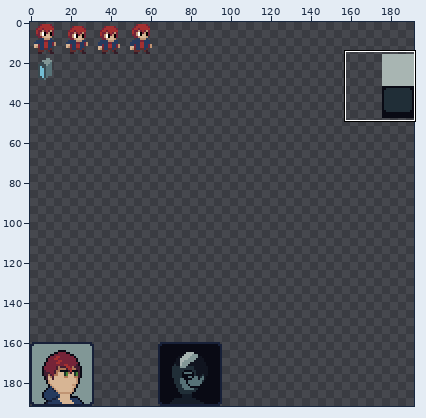
Edited in one commit: pixel-art file (src/assets/sheet.aseprite). The picture above shows the old version from afar; the outline marks the close-up.
Close-up. Before the edit:
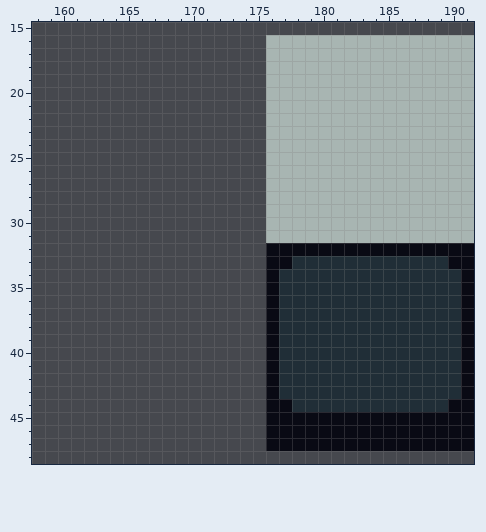
192x192 pixels, 1 frame. Shown: x 158..191, y 15..48.
And afterwards:
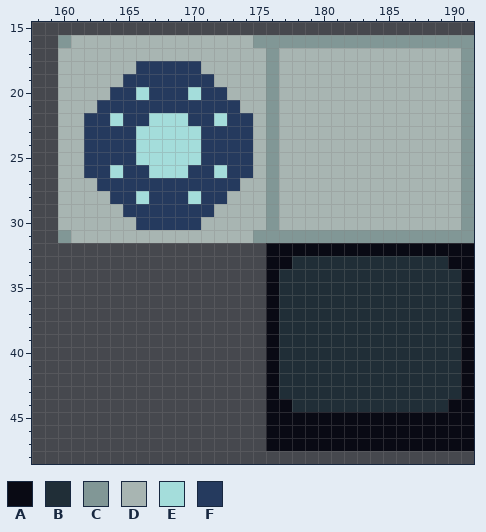
Palette (. is transparent): A #090a14  B #202e37  C #819796  D #a8b5b2  E #a4dddb  F #253a5e
The exact change:
{"y":16,"x":160,"old":"................DDDDDDDDDDDDDDDD","new":"CDDDDDDDDDDDDDDCCCCCCCCCCCCCCCCC"}
{"y":17,"x":160,"old":"................D","new":"DDDDDDDDDDDDDDDDC"}
{"y":17,"x":191,"old":"D","new":"C"}
{"y":18,"x":160,"old":"................D","new":"DDDDDDFFFFFDDDDDC"}
{"y":18,"x":191,"old":"D","new":"C"}
{"y":19,"x":160,"old":"................D","new":"DDDDDFFFFFFFDDDDC"}
{"y":19,"x":191,"old":"D","new":"C"}
{"y":20,"x":160,"old":"................D","new":"DDDDFFEFFFEFFDDDC"}
{"y":20,"x":191,"old":"D","new":"C"}
{"y":21,"x":160,"old":"................D","new":"DDDFFFFFFFFFFFDDC"}
{"y":21,"x":191,"old":"D","new":"C"}
{"y":22,"x":160,"old":"................D","new":"DDFFEFFEEEFFEFFDC"}
{"y":22,"x":191,"old":"D","new":"C"}
{"y":23,"x":160,"old":"................D","new":"DDFFFFEEEEEFFFFDC"}
{"y":23,"x":191,"old":"D","new":"C"}
{"y":24,"x":160,"old":"................D","new":"DDFFFFEEEEEFFFFDC"}
{"y":24,"x":191,"old":"D","new":"C"}
{"y":25,"x":160,"old":"................D","new":"DDFFFFEEEEEFFFFDC"}
{"y":25,"x":191,"old":"D","new":"C"}
{"y":26,"x":160,"old":"................D","new":"DDFFEFFEEEFFEFFDC"}
{"y":26,"x":191,"old":"D","new":"C"}
{"y":27,"x":160,"old":"................D","new":"DDDFFFFFFFFFFFDDC"}
{"y":27,"x":191,"old":"D","new":"C"}
{"y":28,"x":160,"old":"................D","new":"DDDDFFEFFFEFFDDDC"}
{"y":28,"x":191,"old":"D","new":"C"}
{"y":29,"x":160,"old":"................D","new":"DDDDDFFFFFFFDDDDC"}
{"y":29,"x":191,"old":"D","new":"C"}
{"y":30,"x":160,"old":"................D","new":"DDDDDDFFFFFDDDDDC"}
{"y":30,"x":191,"old":"D","new":"C"}
{"y":31,"x":160,"old":"................DDDDDDDDDDDDDDDD","new":"CDDDDDDDDDDDDDDCCCCCCCCCCCCCCCCC"}
{"label":"changed","picture_box":[58,35,474,243]}
